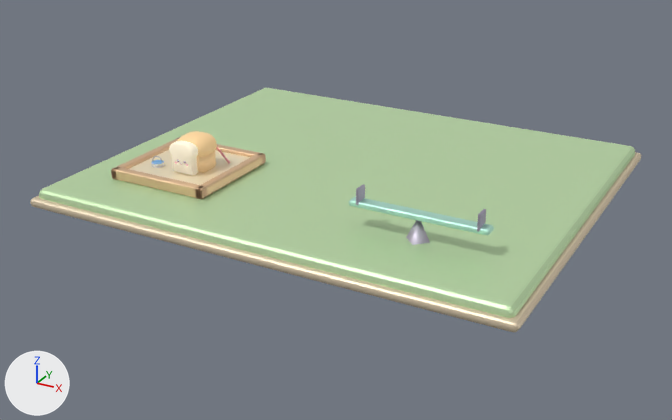
What one commit did to the glTF model game/art/models/buildings/playground/building_playground_L02.glb.
The view is the same before and after, from a camera (50 mm lens) standing at (22.4, -42.9, 18.5) and looking at (-0.3, -1.6, -2.1). Every picture has the same lights, and +X, +Y and +Z are marked at lower left. The picture after the commit comes second. Where no turn or scale is listed for an object, it has been applied to the vertices.
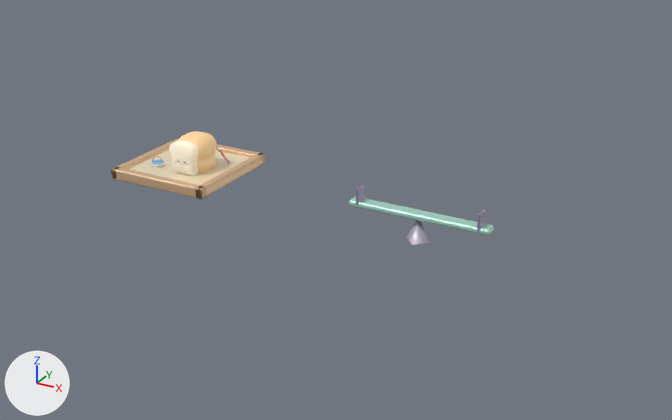
What the commit changed:
Object 'Mesh_16' (ob_mesh_16) is deleted.
Object 'Mesh_17' (ob_mesh_17) is deleted.

Where the change shows, as pixel boxes (x1, y1, x2, y2) in the pictures (672 x 420 px):
'Mesh_16', deleted (green): before (39, 88, 635, 318)
'Mesh_17', deleted: before (31, 152, 641, 332)
